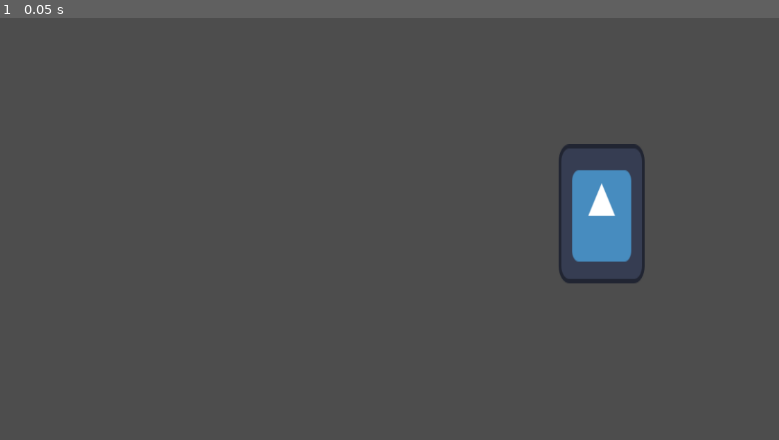
Above: before the commit, frame 1.
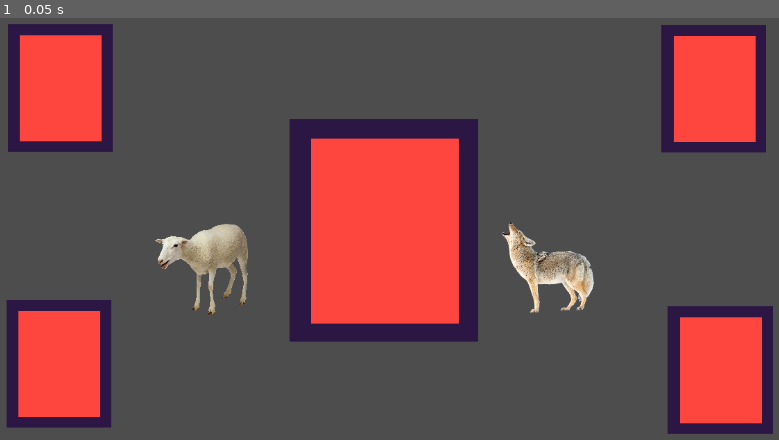
Above: after the commit, the same moment.

Repository: satelliteduster/intro-godot-github-repo
Game: Godot game, scene res://sheep.tscn
Two runs of this game, one before a commit and one after it. Both use one fixed random seed, a clock stepped at 60 frames per second and the inputs below. Before the commit the project starts from res://mainscene.tscn. The engine's default icon, where the game draws it, is replaced by a stand-in: a white triangle on a blue panel in a dark square.
Inputs:
- Up to frame 1 (0.05 s): no input

The runs differ from the first frame. In frame 1, 33% of the frame differs, in the area x 0-100%, y 1-99%.

Commit message:
changes
created door object & multiple smaller instances of such

Diff:
--- /dev/null
+++ b/lab1/door.tscn
@@ -0,0 +1,30 @@
+[gd_scene format=3 uid="uid://cxh81s0uoeuxg"]
+
+[node name="door" type="ColorRect"]
+z_index = -1
+anchors_preset = -1
+anchor_left = -0.092
+anchor_top = -0.213
+anchor_right = 0.09
+anchor_bottom = 0.211
+offset_left = -0.0159912
+offset_top = 0.0240021
+offset_right = 0.319992
+offset_bottom = 0.271988
+color = Color(1, 0.27451, 0.243137, 1)
+metadata/_edit_use_anchors_ = true
+
+[node name="frame" type="ColorRect" parent="."]
+z_index = -2
+layout_mode = 1
+anchors_preset = -1
+anchor_left = -0.148
+anchor_top = -0.105
+anchor_right = 1.133
+anchor_bottom = 1.098
+offset_left = 0.0799999
+offset_top = -0.124998
+offset_right = 0.0699921
+offset_bottom = 0.0499573
+color = Color(0.172549, 0.0862745, 0.266667, 1)
+metadata/_edit_use_anchors_ = true
--- a/lab1/mainscene.tscn
+++ /dev/null
@@ -1,8 +0,0 @@
-[gd_scene load_steps=2 format=3 uid="uid://dyrjr4yiwv6bb"]
-
-[ext_resource type="Texture2D" uid="uid://xs2ry2o58vce" path="res://icon.svg" id="1_hmol5"]
-
-[node name="Icon" type="Sprite2D"]
-position = Vector2(892, 308.5)
-scale = Vector2(0.96875, 1.57031)
-texture = ExtResource("1_hmol5")
--- a/lab1/project.godot
+++ b/lab1/project.godot
@@ -11,7 +11,7 @@
 [application]
 
 config/name="lab1"
-run/main_scene="res://mainscene.tscn"
+run/main_scene="res://sheep.tscn"
 config/features=PackedStringArray("4.3", "GL Compatibility")
 config/icon="res://icon.svg"
 
--- a/lab1/sheep.tscn
+++ b/lab1/sheep.tscn
@@ -1,14 +1,65 @@
-[gd_scene load_steps=3 format=3 uid="uid://b4nh7jb71oxab"]
+[gd_scene load_steps=4 format=3 uid="uid://b4nh7jb71oxab"]
 
 [ext_resource type="Texture2D" uid="uid://dojdbf2d4ka4p" path="res://sheep.png" id="1_viopl"]
 [ext_resource type="Texture2D" uid="uid://gjpb3bo77il6" path="res://jackal.png" id="2_4p67d"]
+[ext_resource type="PackedScene" uid="uid://cxh81s0uoeuxg" path="res://door.tscn" id="3_vlead"]
 
 [node name="Sheep" type="Sprite2D"]
-position = Vector2(573, 311)
+position = Vector2(315, 389)
 scale = Vector2(0.0534988, 0.0534988)
 texture = ExtResource("1_viopl")
 
 [node name="Jackal" type="Sprite2D" parent="."]
-position = Vector2(3044.16, -79.817)
+position = Vector2(9341.11, -56.0766)
 scale = Vector2(4.9899, 4.9899)
 texture = ExtResource("2_4p67d")
+
+[node name="door" parent="." instance=ExtResource("3_vlead")]
+anchor_left = 1.204
+anchor_top = -0.937
+anchor_right = 2.796
+anchor_bottom = 1.09
+offset_left = -53.0513
+offset_top = -1229.64
+offset_right = -53.2759
+offset_bottom = -1228.01
+
+[node name="door2" parent="." instance=ExtResource("3_vlead")]
+anchor_left = -1.761
+anchor_top = -2.055
+anchor_right = -0.877
+anchor_bottom = -0.892
+offset_left = -500.089
+offset_top = -1266.71
+offset_right = -501.438
+offset_bottom = -1265.36
+
+[node name="door3" parent="." instance=ExtResource("3_vlead")]
+anchor_left = -1.761
+anchor_top = -2.055
+anchor_right = -0.877
+anchor_bottom = -0.892
+offset_left = -537.473
+offset_top = 6172.71
+offset_right = -538.821
+offset_bottom = 6174.06
+
+[node name="door4" parent="." instance=ExtResource("3_vlead")]
+anchor_left = -1.761
+anchor_top = -2.055
+anchor_right = -0.877
+anchor_bottom = -0.892
+offset_left = 17289.8
+offset_top = 6340.94
+offset_right = 17288.5
+offset_bottom = 6342.28
+
+[node name="door5" parent="." instance=ExtResource("3_vlead")]
+anchor_left = -1.761
+anchor_top = -2.055
+anchor_right = -0.877
+anchor_bottom = -0.892
+offset_left = 17121.6
+offset_top = -1248.02
+offset_right = 17120.2
+offset_bottom = -1246.67
